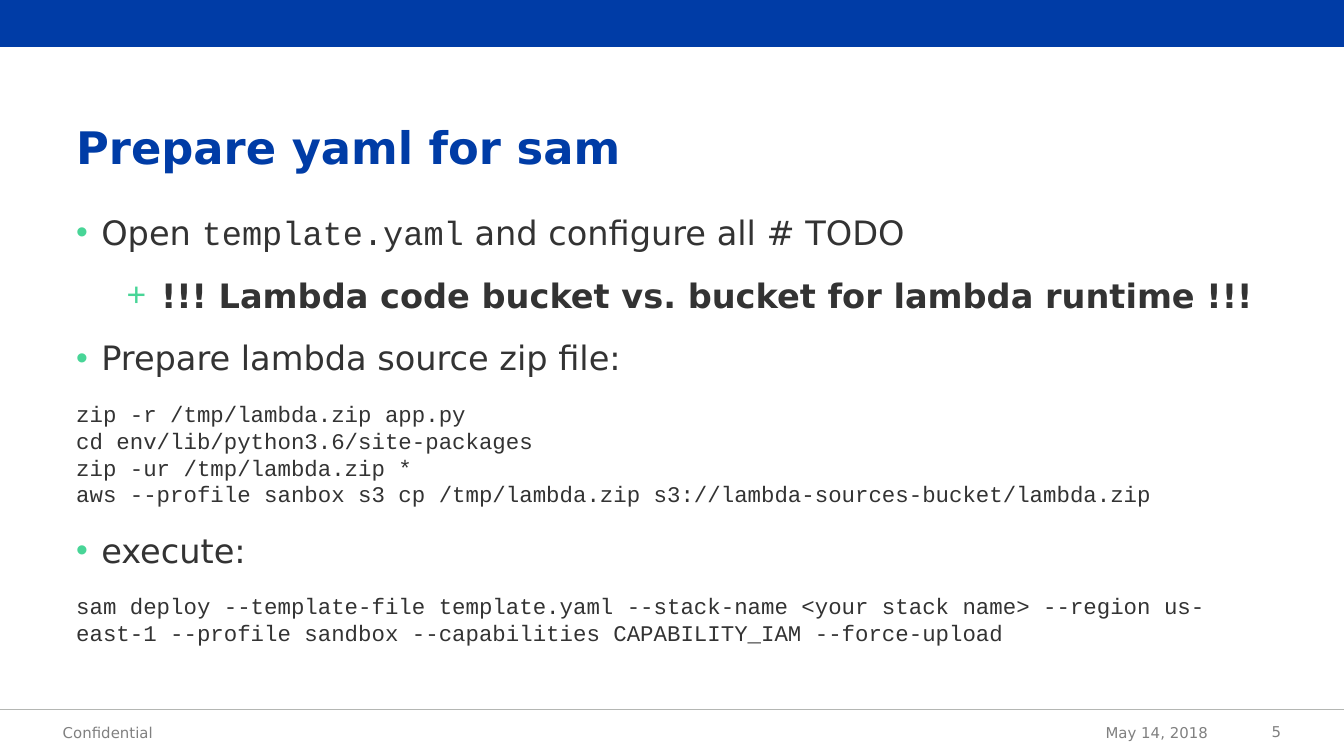
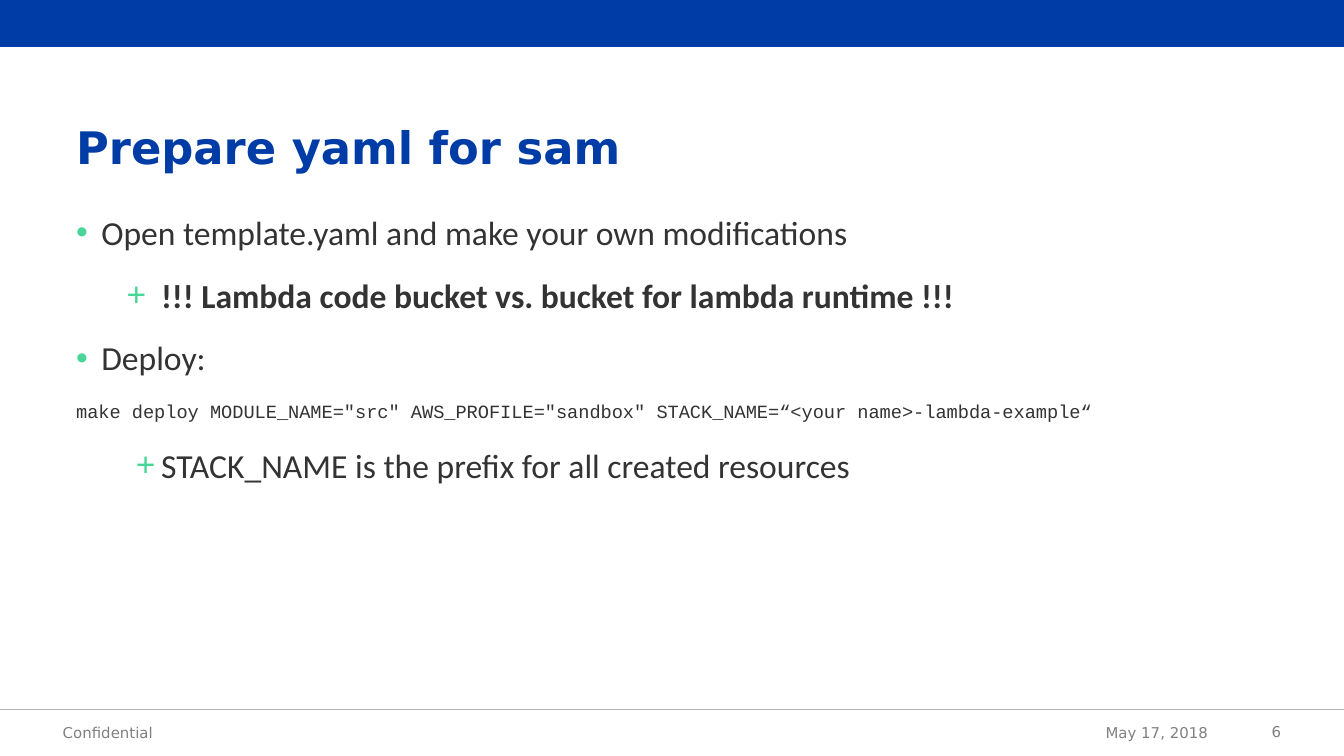
Before and after one commit to jakubzeman-acc/aws-sam-hello-world, a slide deck: slide 6 of demo.pptx (slide 5 before the commit). Drawn at 1344x756 pixels with LibreOffice and Linux fonts; fonts in the diff are those of the drawing; background and template pictures are left out. Boxes give left, top, right and bottom in pixels: in the first picture for what was removed or moved away, otherwise in the second. Text is boxed around its words. In the diff, an @@ line names an element or a change of style, - is before the commit and + after.

```diff
--- a/demo.pptx
+++ b/demo.pptx
@@ text at bbox=[101, 221, 847, 251]: text changed; font DejaVu Sans to Calibri @@
-• Open template.yaml and configure all # TODO
+• Open template.yaml and make your own modifications
@@ text at bbox=[201, 284, 914, 309]: font DejaVu Sans to Calibri in "!!! Lambda code bucket vs. bucket for ..." @@
@@ text at bbox=[76, 346, 1091, 484]: text changed; size 12 to 10 pt @@
-• Prepare lambda source zip file:
-zip -r /tmp/lambda.zip app.py
-cd env/lib/python3.6/site-packages
-zip -ur /tmp/lambda.zip *
-aws --profile sanbox s3 cp /tmp/lambda.zip s3://lambda-sources-bucket/lambda.zip
-• execute:
-sam deploy --template-file template.yaml --stack-name <your stack name> --region us-east-1 --profile sandbox --capabilities CAPABILITY_IAM --force-upload
+• Deploy:
+make deploy MODULE_NAME="src" AWS_PROFILE="sandbox" STACK_NAME=“<your name>-lambda-example“
+  + STACK_NAME is the prefix for all created resources
@@ text at bbox=[1106, 727, 1208, 741]: text changed @@
-May 14, 2018
+May 17, 2018
@@ page number at bbox=[1272, 726, 1281, 737]: text changed @@
-5
+6
```
Also in this commit, not shown: 4 other slides changed, 2 slides added.
